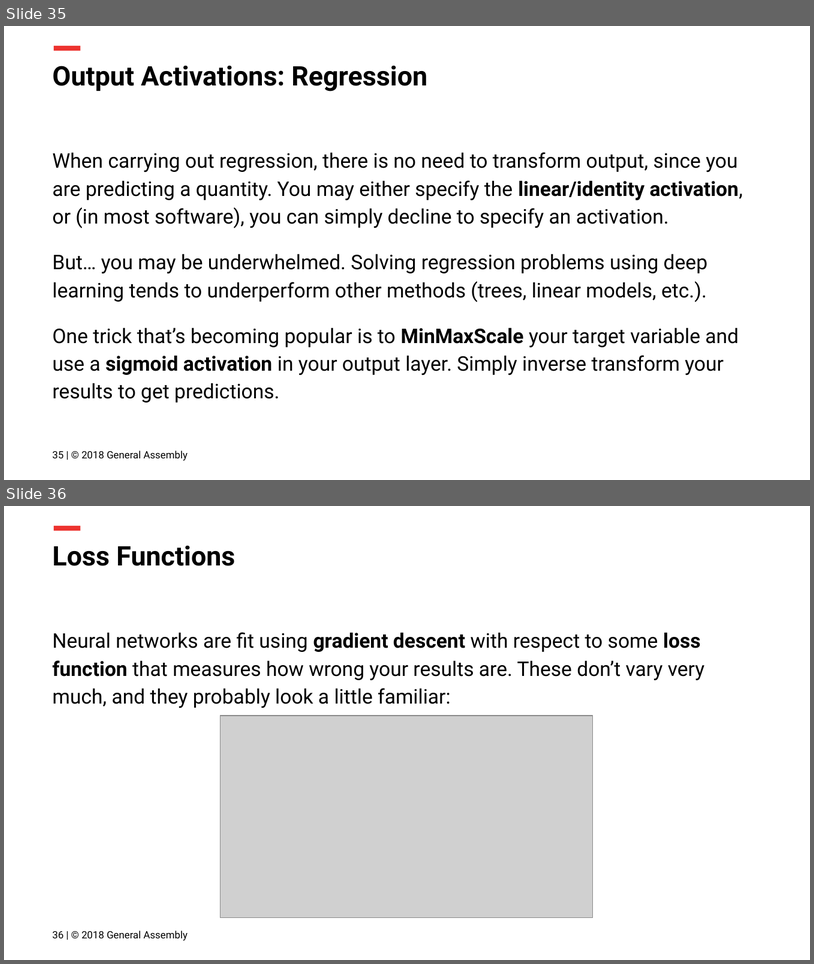
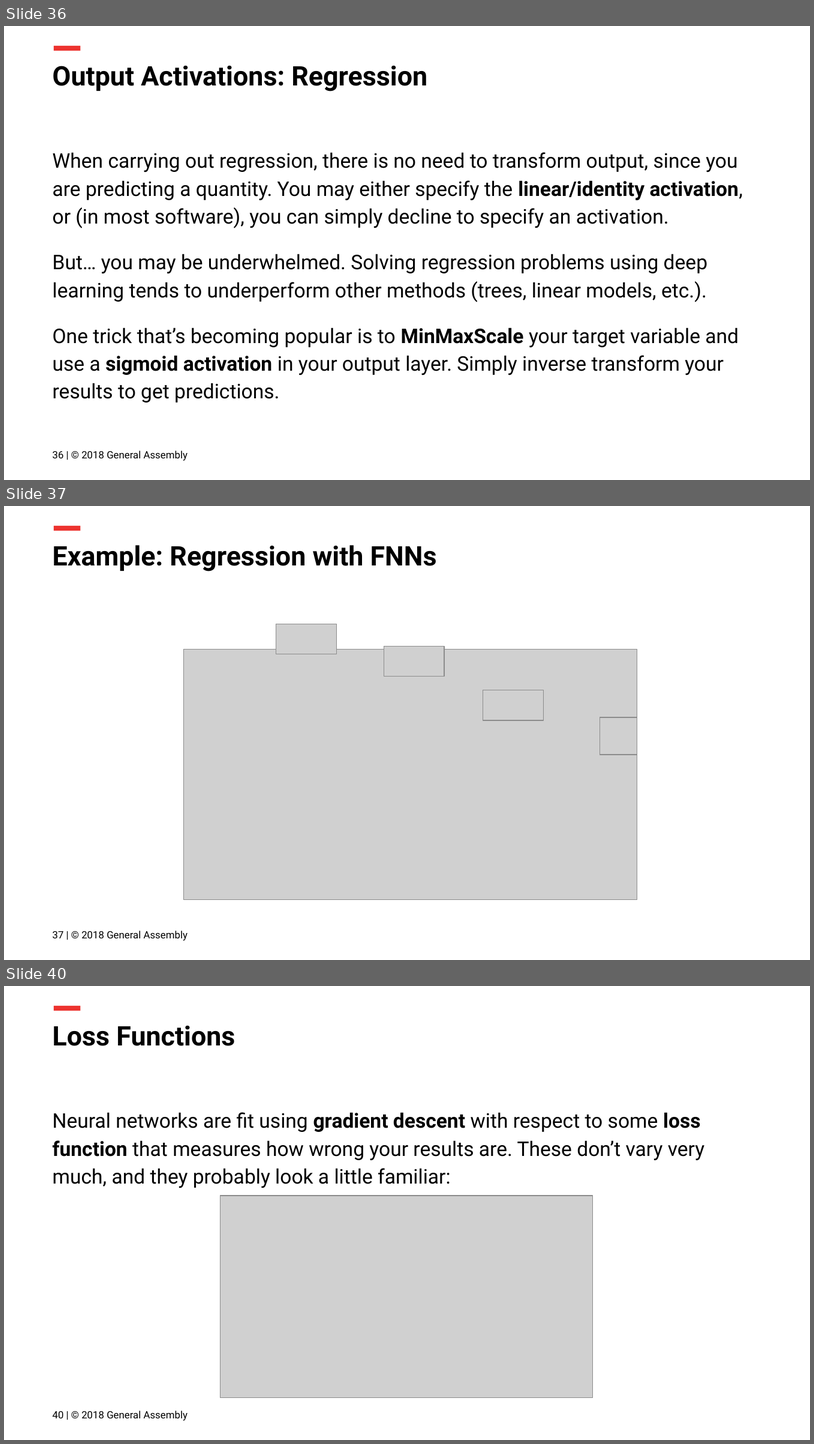
Before and after one commit to ga-curriculum/lesson-intro-nn, a slide deck: Intro to NNs.pptx. Shown one above the other, each under a label of ours: slides 35 and 36 before the commit, slides 36, 37 and 40 after it; the slides between them are not shown. The pictures are 814x964 and 814x1444 pixels, drawn with LibreOffice and Linux fonts; fonts in the diff are those of the drawing; grey boxes stand for pictures; background and template pictures are left out. Boxes give left, top, right and bottom in pixels: in the first picture for what was removed or moved away, otherwise in the second. Text is boxed around its words. In the diff, an @@ line names an element or a change of style, - is before the commit and + after.

```diff
--- a/Intro to NNs.pptx
+++ b/Intro to NNs.pptx
@@ slide 37 added at bbox=[4, 506, 810, 960], background #FFFFFF; not listed: 1 template element that a slide beside it also shows @@
@@ title added at bbox=[53, 545, 437, 571], 24 pt, text #000000, bold @@
+Example: Regression with FNNs
@@ picture added at bbox=[276, 624, 337, 654] @@
@@ picture added at bbox=[184, 649, 638, 900] @@
@@ picture added at bbox=[384, 646, 444, 677] @@
@@ picture added at bbox=[483, 690, 543, 721] @@
@@ picture added at bbox=[600, 717, 637, 754] @@
@@ text added at bbox=[53, 930, 188, 940], 9 pt, text #000000 @@
+37 | © 2018 General Assembly
@@ what was slide 35 is now slide 36 @@
@@ text at bbox=[53, 450, 188, 460]: text changed @@
-35 | © 2018 General Assembly
+36 | © 2018 General Assembly
@@ what was slide 36 is now slide 40 @@
@@ text at bbox=[53, 1410, 188, 1420]: text changed @@
-36 | © 2018 General Assembly
+40 | © 2018 General Assembly
```
Also in this commit, not shown: 4 slides changed, 3 other slides added, 3 other files.
